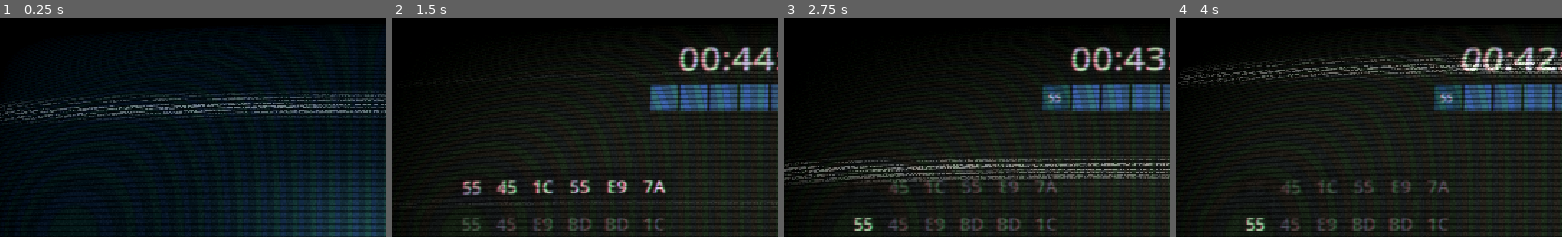
Above: before the commit, frames 1-4 (left to right).
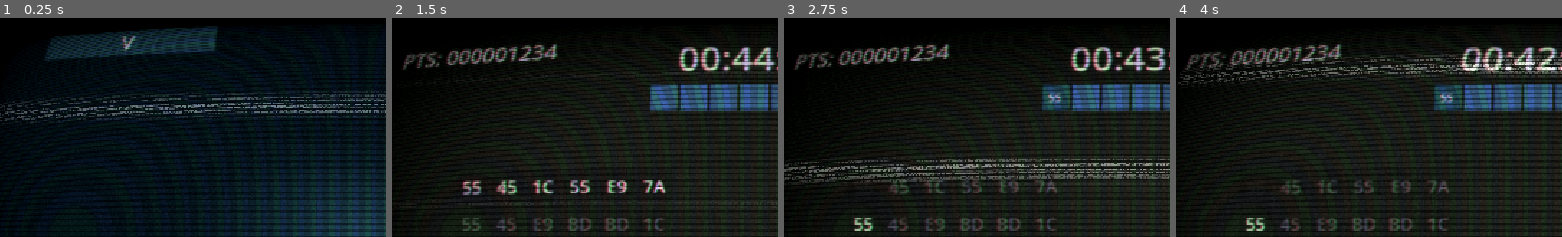
Above: after the commit, the same moments.

Repository: Martisos/Data-Hack-Minigame
Game: Godot game, scene res://scenes/menu.tscn
The game is run twice, just before and just after one commit, with the same random seed, the same clock (stepped at 60 frames per second) and the same inputs.
Inputs (mouse positions are % of the whole screen's width and height, from its top left):
- Up to frame 1 (0.25 s): no input
- Up to frame 2 (1.5 s): click "SETTINGS" at 0.5 s; click "PLAY" at 1.25 s
- Up to frame 3 (2.75 s): click "55" at 2 s
- Up to frame 4 (4 s): tap Enter at 2.75 s; move the mouse to (73, 45) at 2.77 s; hold Right 2.78-3.53 s; tap Alt at 2.85 s; click (73, 45) at 2.92 s; move the mouse to (29, 55) at 3.52 s; hold Down from 3.53 s (still down); tap Shift at 3.6 s; click (29, 55) at 3.67 s
The pictures show only the part of the screen within x 3-53%, y 0-50%; the shares and areas given below are measured in that part.

The runs differ from the first frame. In frame 1, 4.2% of the frame differs, in the area x 11-57%, y 3-20%; in frame 2, 1.8%; in frame 3, 1.8%; in frame 4, 1.8%.

Commit message:
Statistics Window

Diff:
--- a/scenes/level_ui.tscn
+++ b/scenes/level_ui.tscn
@@ -4,10 +4,6 @@
 
 [node name="LevelUI" type="CanvasLayer" unique_id=703004875]
 script = ExtResource("1_exbfu")
-
-[node name="MarginContainer" type="MarginContainer" parent="." unique_id=475143556]
-offset_right = 40.0
-offset_bottom = 40.0
 
 [node name="LayerLabel" type="Label" parent="." unique_id=1018248245]
 offset_left = 921.0
@@ -19,3 +15,13 @@
 text = "LAYER - 1"
 horizontal_alignment = 2
 vertical_alignment = 1
+
+[node name="PointsLabel" type="Label" parent="." unique_id=1558107598]
+offset_left = 12.0
+offset_top = 9.0
+offset_right = 223.0
+offset_bottom = 76.0
+theme_override_colors/font_color = Color(0.8627451, 0.78039217, 0.74509805, 1)
+theme_override_font_sizes/font_size = 36
+text = "PTS: 0000000000"
+vertical_alignment = 1
--- a/scenes/menu.tscn
+++ b/scenes/menu.tscn
@@ -4,6 +4,7 @@
 [ext_resource type="Shader" uid="uid://d1obtfdchm4m3" path="res://shaders/gradient.gdshader" id="2_vjb58"]
 [ext_resource type="PackedScene" uid="uid://eh2cdt8d5oud" path="res://scenes/menu/settings.tscn" id="4_4ytvr"]
 [ext_resource type="PackedScene" uid="uid://b1os3fgq146le" path="res://scenes/menu/shop.tscn" id="4_mhnvy"]
+[ext_resource type="PackedScene" uid="uid://b0gooq1uaw7vn" path="res://scenes/menu/StatsWindow.tscn" id="5_4ytvr"]
 
 [sub_resource type="ShaderMaterial" id="ShaderMaterial_0rdsr"]
 shader = ExtResource("2_vjb58")
@@ -80,6 +81,13 @@
 theme_override_font_sizes/font_size = 24
 text = "SETTINGS"
 
+[node name="StatsWindow" parent="." unique_id=27337706 instance=ExtResource("5_4ytvr")]
+layout_mode = 1
+offset_left = 74.0
+offset_top = -329.0
+offset_right = -798.0
+offset_bottom = -424.0
+
 [node name="Shop" parent="." unique_id=2062302738 instance=ExtResource("4_mhnvy")]
 layout_mode = 1
 offset_left = 1152.0
--- /dev/null
+++ b/scenes/menu/StatsWindow.tscn
@@ -0,0 +1,191 @@
+[gd_scene format=3 uid="uid://b0gooq1uaw7vn"]
+
+[ext_resource type="Script" uid="uid://dbfbvqlpw2eh7" path="res://scenes/menu/stats_window.gd" id="1_raay2"]
+
+[node name="StatsWindow" type="Control" unique_id=2062302738]
+layout_mode = 3
+anchors_preset = 15
+anchor_right = 1.0
+anchor_bottom = 1.0
+offset_right = -872.0
+offset_bottom = -95.0
+grow_horizontal = 2
+grow_vertical = 2
+script = ExtResource("1_raay2")
+
+[node name="CardLook" type="Control" parent="." unique_id=1248424805]
+anchors_preset = 0
+offset_right = 40.0
+offset_bottom = 40.0
+
+[node name="Background" type="ColorRect" parent="CardLook" unique_id=1084710944]
+layout_mode = 0
+offset_right = 280.0
+offset_bottom = 334.0
+color = Color(0.078431375, 0.36078432, 0.61960787, 1)
+
+[node name="ColorRect2" type="ColorRect" parent="CardLook" unique_id=379173754]
+layout_mode = 0
+offset_top = -42.0
+offset_right = 280.0
+offset_bottom = 64.0
+color = Color(0.043137256, 0.30980393, 0.42352942, 1)
+
+[node name="ColorRect3" type="ColorRect" parent="CardLook" unique_id=1367969249]
+layout_mode = 0
+offset_left = 116.9761
+offset_top = 46.842606
+offset_right = 182.27051
+offset_bottom = 65.91121
+rotation = 0.5235988
+color = Color(0.043137256, 0.30980393, 0.42352942, 1)
+
+[node name="ColorRect6" type="ColorRect" parent="CardLook" unique_id=1933418174]
+layout_mode = 0
+offset_left = 164.0
+offset_top = 64.0
+offset_right = 280.0
+offset_bottom = 96.0
+color = Color(0.043137256, 0.30980393, 0.42352942, 1)
+
+[node name="ColorRect4" type="ColorRect" parent="CardLook" unique_id=1462577873]
+layout_mode = 0
+offset_left = 144.0
+offset_top = 50.0
+offset_right = 181.19333
+offset_bottom = 64.86633
+rotation = 0.5235988
+color = Color(0.043137256, 0.30980393, 0.42352942, 1)
+
+[node name="ColorRect5" type="ColorRect" parent="CardLook" unique_id=761733789]
+layout_mode = 0
+offset_top = 302.0
+offset_right = 280.0
+offset_bottom = 334.0
+color = Color(0.043137256, 0.30980393, 0.42352942, 1)
+
+[node name="ColorRect7" type="ColorRect" parent="CardLook" unique_id=2109498631]
+layout_mode = 0
+offset_top = 270.0
+offset_right = 105.0
+offset_bottom = 302.0
+color = Color(0.043137256, 0.30980393, 0.42352942, 1)
+
+[node name="ColorRect8" type="ColorRect" parent="CardLook" unique_id=1771305218]
+layout_mode = 0
+offset_left = 105.0
+offset_top = 270.00003
+offset_right = 156.33026
+offset_bottom = 302.00003
+rotation = 0.7853982
+color = Color(0.043137256, 0.30980393, 0.42352942, 1)
+
+[node name="ColorRect9" type="ColorRect" parent="CardLook" unique_id=1439562629]
+layout_mode = 0
+offset_left = 262.0
+offset_top = 64.0
+offset_right = 280.0
+offset_bottom = 312.0
+color = Color(0.043137256, 0.30980393, 0.42352942, 1)
+
+[node name="ColorRect10" type="ColorRect" parent="CardLook" unique_id=1949312443]
+layout_mode = 0
+offset_top = 60.0
+offset_right = 18.0
+offset_bottom = 308.0
+color = Color(0.043137256, 0.30980393, 0.42352942, 1)
+
+[node name="Label" type="Label" parent="CardLook" unique_id=831979355]
+layout_mode = 0
+offset_right = 280.0
+offset_bottom = 63.0
+theme_override_font_sizes/font_size = 32
+text = "DATA 01"
+horizontal_alignment = 1
+vertical_alignment = 1
+
+[node name="MarginContainer" type="MarginContainer" parent="." unique_id=915137138]
+layout_mode = 0
+offset_left = 18.0
+offset_top = 96.0
+offset_right = 262.0
+offset_bottom = 270.0
+theme_override_constants/margin_left = 5
+theme_override_constants/margin_top = 5
+theme_override_constants/margin_right = 5
+theme_override_constants/margin_bottom = 5
+
+[node name="VBoxContainer" type="VBoxContainer" parent="MarginContainer" unique_id=424076244]
+layout_mode = 2
+alignment = 1
+
+[node name="HBoxContainer" type="HBoxContainer" parent="MarginContainer/VBoxContainer" unique_id=1889907532]
+layout_mode = 2
+
+[node name="PointsLabel" type="Label" parent="MarginContainer/VBoxContainer/HBoxContainer" unique_id=537267246]
+layout_mode = 2
+theme_override_font_sizes/font_size = 24
+text = "POINTS:"
+
+[node name="PointsLabel2" type="Label" parent="MarginContainer/VBoxContainer/HBoxContainer" unique_id=1435481093]
+layout_mode = 2
+size_flags_horizontal = 3
+theme_override_font_sizes/font_size = 24
+text = "000000000"
+horizontal_alignment = 2
+
+[node name="HBoxContainer2" type="HBoxContainer" parent="MarginContainer/VBoxContainer" unique_id=106778963]
+layout_mode = 2
+
+[node name="PointsLabel" type="Label" parent="MarginContainer/VBoxContainer/HBoxContainer2" unique_id=2037921229]
+layout_mode = 2
+theme_override_font_sizes/font_size = 16
+text = "FURTHEST LAYER: "
+
+[node name="PointsLabel2" type="Label" parent="MarginContainer/VBoxContainer/HBoxContainer2" unique_id=1250032172]
+layout_mode = 2
+size_flags_horizontal = 3
+theme_override_font_sizes/font_size = 16
+text = "00"
+horizontal_alignment = 2
+
+[node name="HBoxContainer3" type="HBoxContainer" parent="MarginContainer/VBoxContainer" unique_id=578435279]
+layout_mode = 2
+
+[node name="PointsLabel" type="Label" parent="MarginContainer/VBoxContainer/HBoxContainer3" unique_id=1011888812]
+layout_mode = 2
+theme_override_font_sizes/font_size = 14
+text = "TOP RUN POINTS:"
+
+[node name="PointsLabel2" type="Label" parent="MarginContainer/VBoxContainer/HBoxContainer3" unique_id=2081746775]
+layout_mode = 2
+size_flags_horizontal = 3
+theme_override_font_sizes/font_size = 16
+text = "00000000000"
+horizontal_alignment = 2
+
+[node name="Grab" type="Control" parent="." unique_id=835393857]
+anchors_preset = 0
+offset_top = 303.0
+offset_right = 280.0
+offset_bottom = 405.0
+
+[node name="Background" type="ColorRect" parent="Grab" unique_id=1495748820]
+layout_mode = 0
+offset_top = 30.0
+offset_right = 280.0
+offset_bottom = 72.0
+mouse_filter = 2
+color = Color(0.043137256, 0.30980393, 0.42352942, 1)
+
+[node name="Label" type="Label" parent="Grab" unique_id=441648546]
+layout_mode = 0
+offset_top = 27.0
+offset_right = 280.0
+offset_bottom = 72.0
+theme_override_font_sizes/font_size = 32
+text = "V"
+horizontal_alignment = 1
+vertical_alignment = 1
+
+[connection signal="mouse_entered" from="Grab" to="." method="_on_grab_mouse_entered"]
--- a/scenes/menu/shop.tscn
+++ b/scenes/menu/shop.tscn
@@ -10,19 +10,24 @@
 grow_horizontal = 2
 grow_vertical = 2
 
-[node name="Background" type="ColorRect" parent="." unique_id=1084710944]
+[node name="CardLook" type="Control" parent="." unique_id=1248424805]
+anchors_preset = 0
+offset_right = 40.0
+offset_bottom = 40.0
+
+[node name="Background" type="ColorRect" parent="CardLook" unique_id=1084710944]
 layout_mode = 0
 offset_right = 280.0
 offset_bottom = 553.0
 color = Color(0.078431375, 0.36078432, 0.61960787, 1)
 
-[node name="ColorRect2" type="ColorRect" parent="." unique_id=379173754]
+[node name="ColorRect2" type="ColorRect" parent="CardLook" unique_id=379173754]
 layout_mode = 0
 offset_right = 280.0
 offset_bottom = 64.0
 color = Color(0.043137256, 0.30980393, 0.42352942, 1)
 
-[node name="ColorRect3" type="ColorRect" parent="." unique_id=1367969249]
+[node name="ColorRect3" type="ColorRect" parent="CardLook" unique_id=1367969249]
 layout_mode = 0
 offset_left = 116.9761
 offset_top = 46.842606
@@ -31,7 +36,7 @@
 rotation = 0.5235988
 color = Color(0.043137256, 0.30980393, 0.42352942, 1)
 
-[node name="ColorRect6" type="ColorRect" parent="." unique_id=1933418174]
+[node name="ColorRect6" type="ColorRect" parent="CardLook" unique_id=1933418174]
 layout_mode = 0
 offset_left = 164.0
 offset_top = 64.0
@@ -39,7 +44,7 @@
 offset_bottom = 96.0
 color = Color(0.043137256, 0.30980393, 0.42352942, 1)
 
-[node name="ColorRect4" type="ColorRect" parent="." unique_id=1462577873]
+[node name="ColorRect4" type="ColorRect" parent="CardLook" unique_id=1462577873]
 layout_mode = 0
 offset_left = 144.0
 offset_top = 50.0
@@ -48,7 +53,7 @@
 rotation = 0.5235988
 color = Color(0.043137256, 0.30980393, 0.42352942, 1)
 
-[node name="Label" type="Label" parent="." unique_id=831979355]
+[node name="Label" type="Label" parent="CardLook" unique_id=831979355]
 layout_mode = 0
 offset_right = 280.0
 offset_bottom = 63.0
@@ -57,14 +62,14 @@
 horizontal_alignment = 1
 vertical_alignment = 1
 
-[node name="ColorRect5" type="ColorRect" parent="." unique_id=761733789]
+[node name="ColorRect5" type="ColorRect" parent="CardLook" unique_id=761733789]
 layout_mode = 0
 offset_top = 521.0
 offset_right = 280.0
 offset_bottom = 553.0
 color = Color(0.043137256, 0.30980393, 0.42352942, 1)
 
-[node name="Label4" type="Label" parent="." unique_id=1556478257]
+[node name="Label4" type="Label" parent="CardLook" unique_id=1556478257]
 layout_mode = 0
 offset_top = 521.0
 offset_right = 280.0
@@ -73,3 +78,71 @@
 text = "01110101 01110000 01100111 01110010 01100001 01100100 01100101 01110011"
 horizontal_alignment = 1
 vertical_alignment = 1
+
+[node name="ScrollContainer" type="ScrollContainer" parent="." unique_id=849487953]
+layout_mode = 0
+offset_left = 1.0
+offset_top = 97.0
+offset_right = 279.0
+offset_bottom = 520.0
+
+[node name="MarginContainer" type="MarginContainer" parent="ScrollContainer" unique_id=559084383]
+layout_mode = 2
+size_flags_horizontal = 3
+size_flags_vertical = 3
+theme_override_constants/margin_left = 5
+theme_override_constants/margin_top = 5
+theme_override_constants/margin_right = 5
+
+[node name="VBoxContainer" type="VBoxContainer" parent="ScrollContainer/MarginContainer" unique_id=465151983]
+layout_mode = 2
+
+[node name="Label" type="Label" parent="ScrollContainer/MarginContainer/VBoxContainer" unique_id=1722894535]
+layout_mode = 2
+theme_override_font_sizes/font_size = 48
+text = "Text 1"
+
+[node name="Label2" type="Label" parent="ScrollContainer/MarginContainer/VBoxContainer" unique_id=452016196]
+layout_mode = 2
+theme_override_font_sizes/font_size = 48
+text = "Text 2"
+
+[node name="Label3" type="Label" parent="ScrollContainer/MarginContainer/VBoxContainer" unique_id=507431790]
+layout_mode = 2
+theme_override_font_sizes/font_size = 48
+text = "Text 1"
+
+[node name="Label4" type="Label" parent="ScrollContainer/MarginContainer/VBoxContainer" unique_id=973418562]
+layout_mode = 2
+theme_override_font_sizes/font_size = 48
+text = "Text 2"
+
+[node name="Label5" type="Label" parent="ScrollContainer/MarginContainer/VBoxContainer" unique_id=1080872705]
+layout_mode = 2
+theme_override_font_sizes/font_size = 48
+text = "Text 1"
+
+[node name="Label6" type="Label" parent="ScrollContainer/MarginContainer/VBoxContainer" unique_id=1570408205]
+layout_mode = 2
+theme_override_font_sizes/font_size = 48
+text = "Text 2"
+
+[node name="Label7" type="Label" parent="ScrollContainer/MarginContainer/VBoxContainer" unique_id=388726965]
+layout_mode = 2
+theme_override_font_sizes/font_size = 48
+text = "Text 1"
+
+[node name="Label8" type="Label" parent="ScrollContainer/MarginContainer/VBoxContainer" unique_id=944544314]
+layout_mode = 2
+theme_override_font_sizes/font_size = 48
+text = "Text 2"
+
+[node name="Label9" type="Label" parent="ScrollContainer/MarginContainer/VBoxContainer" unique_id=311689699]
+layout_mode = 2
+theme_override_font_sizes/font_size = 48
+text = "Text 1"
+
+[node name="Label10" type="Label" parent="ScrollContainer/MarginContainer/VBoxContainer" unique_id=977160898]
+layout_mode = 2
+theme_override_font_sizes/font_size = 48
+text = "Text 2"
--- /dev/null
+++ b/scenes/menu/stats_window.gd
@@ -0,0 +1,22 @@
+extends Control
+
+var original_position: Vector2 = Vector2.ZERO
+var shown: bool = false
+
+func _ready() -> void:
+	original_position = global_position
+
+func close() -> void:
+	if shown:
+		var tween = create_tween()
+		tween.tween_property(self, "global_position:y", original_position.y, 0.3).set_ease(Tween.EASE_OUT).set_trans(Tween.TRANS_BACK)
+		shown = false
+
+func _on_grab_mouse_entered() -> void:
+	print("yup")
+	shown = !shown
+	var tween = create_tween()
+	if shown:
+		tween.tween_property(self, "global_position:y", original_position.y + 334.0, 0.3).set_ease(Tween.EASE_OUT).set_trans(Tween.TRANS_BACK)
+	else:
+		tween.tween_property(self, "global_position:y", original_position.y, 0.3).set_ease(Tween.EASE_OUT).set_trans(Tween.TRANS_BACK)
--- a/scripts/level_ui.gd
+++ b/scripts/level_ui.gd
@@ -1,10 +1,13 @@
 extends CanvasLayer
 @onready var layer_label: Label = $LayerLabel
+@onready var points_label: Label = $PointsLabel
 
+var displayed_points: int = 0
 
 func update_level_ui() -> void:
 	layer_label.text = "Layer - " + str(Stats.layer)
+	points_label.text = "PTS: %09d" % Stats.points_this_run
+	displayed_points = Stats.points_this_run
 
-# Called every frame. 'delta' is the elapsed time since the previous frame.
 func _process(delta: float) -> void:
 	pass
--- a/scripts/main_game.gd
+++ b/scripts/main_game.gd
@@ -292,11 +292,16 @@
 			completed_injection_count += 1
 
 			show_time_bonus_popup(reward)
+
 			print("won: ", inj["name"])
 
 	if successs_this_turn:
 		update_injection_ui()
 
+func add_points(amount: int) -> void:
+	Stats.add_points_this_run(amount)
+	if level_ui and level_ui.has_method("update_level_ui"):
+		level_ui.update_level_ui()
 
 func is_sub_array(main_arr: Array, sub_arr: Array) -> bool:
 	if sub_arr.size() == 0 or sub_arr.size() > main_arr.size(): return false
--- a/scripts/menu.gd
+++ b/scripts/menu.gd
@@ -5,6 +5,7 @@
 @onready var shop: Control = $Shop
 @onready var settings: Control = $Settings
 @onready var shader_layer: CanvasLayer = $ShaderLayer
+@onready var stats_window: Control = $StatsWindow
 
 enum Windows { NONE, SHOP, SETTINGS }
 var current_window: Windows = Windows.NONE
@@ -49,6 +50,7 @@
 
 func open_settings() -> void:
 	close_all_windows()
+	stats_window.close()
 	current_window = Windows.SETTINGS
 
 	if settings_tween: settings_tween.kill()
--- a/scripts/stats.gd
+++ b/scripts/stats.gd
@@ -2,16 +2,23 @@
 
 var layer: int = 1
 var highest_layer: int = 0
-var points: int = 0
+var global_points: int = 0
+var points_this_run: int = 1234
 
-func add_points(amount: int) -> void:
-	points += amount
+func add_global_points(amount: int) -> void:
+	global_points += amount
 
-func remove_points(amount: int) -> bool:
-	if points - amount < 0:
+func add_points_this_run(amount: int) -> void:
+	points_this_run += amount
+
+func reset_points_this_run(amount: int) -> void:
+	points_this_run = 0
+
+func remove_global_points(amount: int) -> bool:
+	if global_points - amount < 0:
 		return false
 	else:
-		points -= amount
+		global_points -= amount
 		return true
 
 func reset_layer() -> void:
Not shown, added: scenes/menu/stats_window.gd.uid
